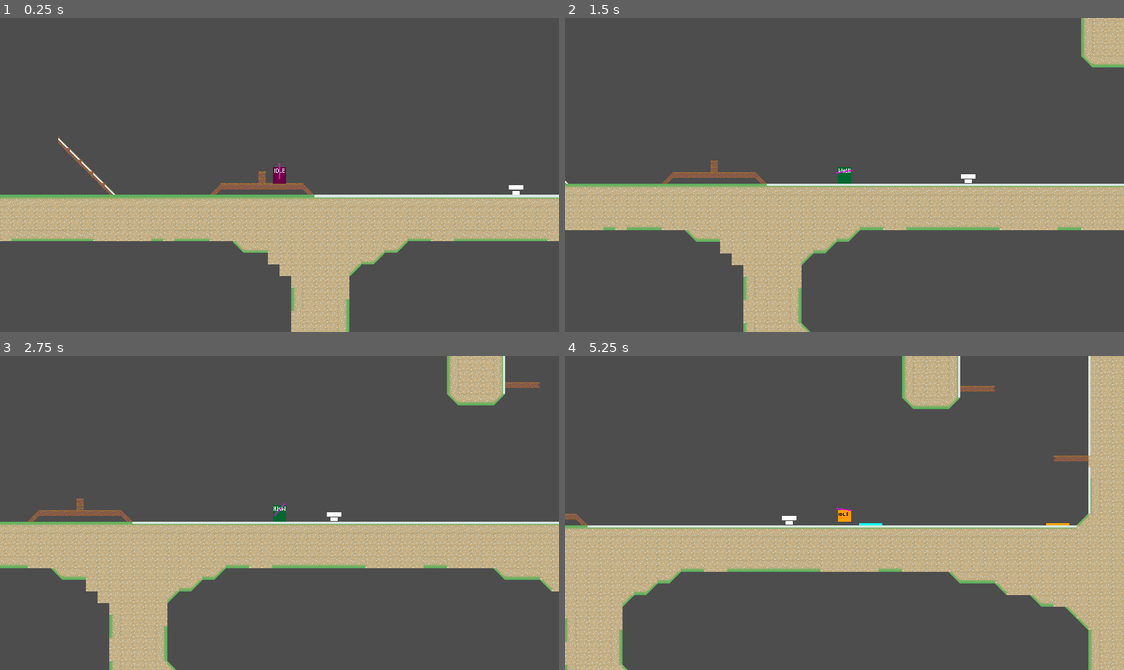
Above: before the commit, frames 1-4 (two rows, left to right).
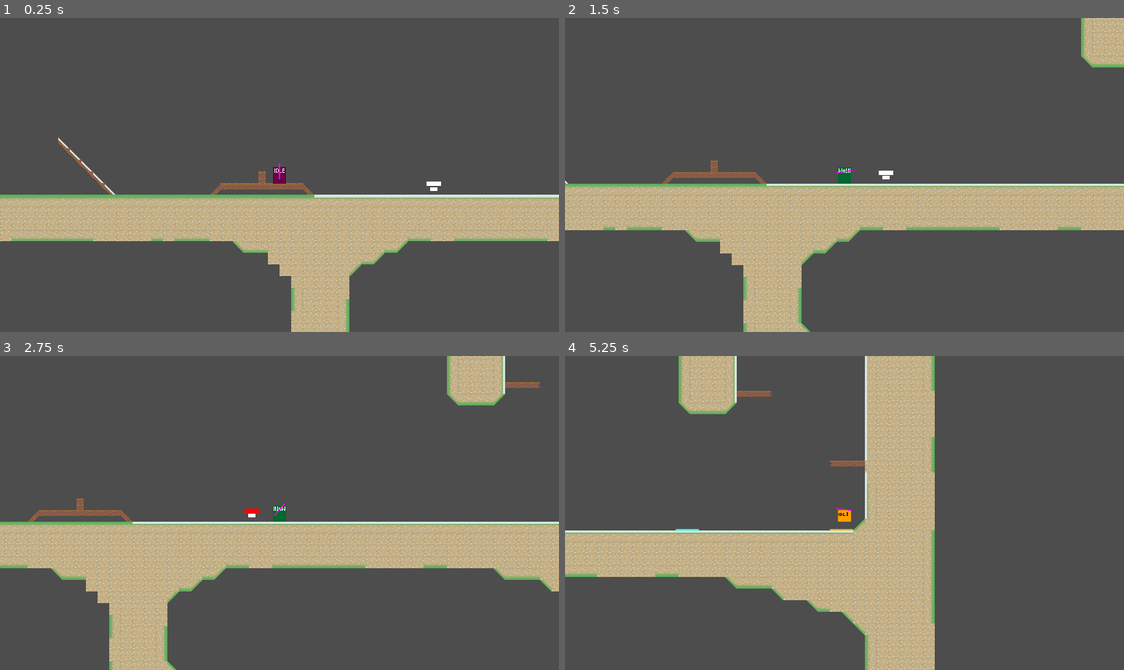
Above: after the commit, the same moments.

Repository: haruo-gabriel/portal2d
Game: Godot game, scene res://levels/level_1/level_scene.tscn
The game is run twice, just before and just after one commit, with the same random seed, the same clock (stepped at 60 frames per second) and the same inputs.
Inputs (mouse positions are in pixels of both pictures, inside the frame that each line leads up to):
- Up to frame 1 (0.25 s): no input
- Up to frame 2 (1.5 s): tap Enter at 0.5 s; move the mouse to (967, 159) at 0.52 s; hold Shift (crouch) 0.53-1.28 s; hold D (move_right) from 0.53 s (still down); tap Space (jump) at 0.77 s; move the mouse to (732, 190) at 1.27 s; click (732, 190) at 1.35 s
- Up to frame 3 (2.75 s): tap Space (jump) at 1.52 s; move the mouse to (335, 443) at 2.02 s; release D (move_right) at 2.03 s; hold A (move_left) from 2.03 s (still down); right-click (335, 443) at 2.1 s
- Up to frame 4 (5.25 s): move the mouse to (816, 575) at 2.77 s; release A (move_left) at 2.78 s; hold D (move_right) 2.78-4.28 s; tap Shift (crouch) at 2.85 s; tap Space (jump) at 3.02, 3.77, 4.52 s; move the mouse to (1012, 560) at 3.52 s; click (1012, 560) at 3.6 s; move the mouse to (676, 465) at 4.27 s; hold A (move_left) 4.28-5.03 s; right-click (676, 465) at 4.35 s; move the mouse to (872, 513) at 5.02 s; hold D (move_right) from 5.03 s (still down); hold Shift (crouch) from 5.03 s (still down)

The runs differ from the first frame. In frame 1, 0.1% of the frame differs, in the area x 76-94%, y 52-57%; in frame 2, 0.1%; in frame 3, 0.1%; in frame 4, 37%, in the area x 0-100%, y 0-100%.
Error before the commit: Invalid call. Nonexistent function 'enter' in base 'Nil'. (res://characters/common/finite_state_machine/state_machine.gd:32)

Commit message:
adding player finder

Diff:
--- a/godot project/characters/turret/scripts/state_machine.gd
+++ b/godot project/characters/turret/scripts/state_machine.gd
@@ -4,11 +4,16 @@
 
 var player: Player
 
+func find_player() -> void:
+
+	for child in entity.get_parent().get_children():
+		if child is Player:
+			player = child
+
 func _ready() -> void:
 	super()
 
+	find_player()
+
 	for state in states.values():
 		state.player = player
-
-func _process(delta) -> void:
-	pass
--- a/godot project/characters/turret/scripts/states/active.gd
+++ b/godot project/characters/turret/scripts/states/active.gd
@@ -2,8 +2,11 @@
 class_name TurretActive
 extends TurretState
 
-func _ready() -> void:
-	pass
+func enter() -> void:
+	turret.get_node("HeadSprite").modulate = Color.RED
+
+func exit() -> void:
+	turret.modulate = Color.WHITE
 
 func _process(delta: float) -> void:
 	pass
--- a/godot project/characters/turret/scripts/states/idle.gd
+++ b/godot project/characters/turret/scripts/states/idle.gd
@@ -6,4 +6,8 @@
 	pass
 
 func update(_delta: float) -> void:
-	pass
+
+	var angle_to: float = (player.position - turret.position).angle()
+
+	if angle_to >= turret.minimum_angle and angle_to <= turret.maximum_angle:
+		transitioned.emit(self, "Active")
--- a/godot project/characters/turret/turret.tscn
+++ b/godot project/characters/turret/turret.tscn
@@ -25,14 +25,16 @@
 [node name="Base" type="Sprite2D" parent="."]
 texture = ExtResource("2_pk15q")
 
-[node name="StateMachine" type="Node" parent="."]
+[node name="StateMachine" type="Node" parent="." node_paths=PackedStringArray("initial_state", "entity")]
 script = ExtResource("4_ct1qn")
+initial_state = NodePath("Idle")
+entity = NodePath("..")
 
 [node name="Idle" type="Node" parent="StateMachine"]
 script = ExtResource("5_15jw2")
 
-[node name="TurretActive" type="Node" parent="StateMachine"]
+[node name="Active" type="Node" parent="StateMachine"]
 script = ExtResource("6_rcg6g")
 
-[node name="TurretSearching" type="Node" parent="StateMachine"]
+[node name="Searching" type="Node" parent="StateMachine"]
 script = ExtResource("7_6t4a4")
--- a/godot project/levels/level_1/level_scene.tscn
+++ b/godot project/levels/level_1/level_scene.tscn
@@ -18,6 +18,6 @@
 position = Vector2(1920, -352)
 
 [node name="Turret" parent="." node_paths=PackedStringArray("player") instance=ExtResource("3_5o3q5")]
-position = Vector2(2245, -339)
-maximum_angle = 1.57
+position = Vector2(2132, -344)
+minimum_angle = -1.57
 player = NodePath("../Player")
